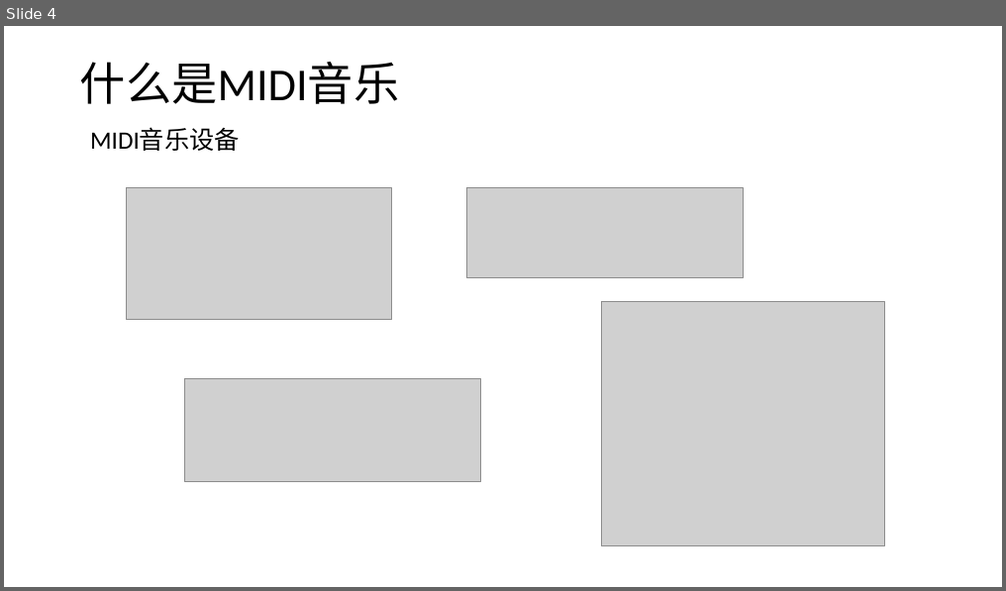
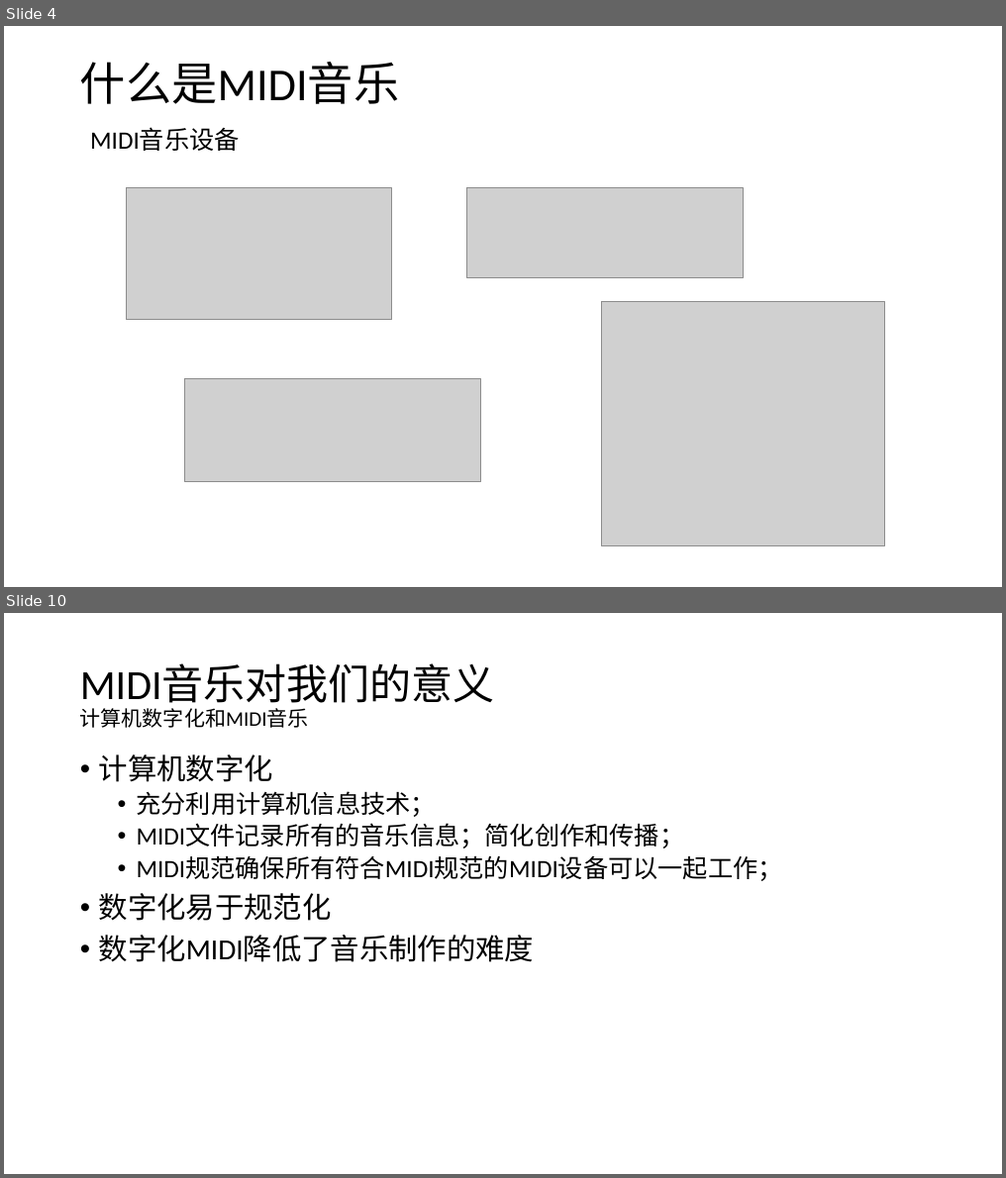
Before and after one commit to huntercao/shared_files, a slide deck: midi/docs/ppt/midi_introduction.pptx. Shown one above the other, each under a label of ours: slide 4 before the commit, slides 4 and 10 after it; the slides between them are not shown. The pictures are 1006x591 and 1006x1178 pixels, drawn with LibreOffice and Linux fonts; fonts in the diff are those of the drawing; grey boxes stand for pictures. Boxes give left, top, right and bottom in pixels: in the first picture for what was removed or moved away, otherwise in the second. Text is boxed around its words. In the diff, an @@ line names an element or a change of style, - is before the commit and + after.

```diff
--- a/midi/docs/ppt/midi_introduction.pptx
+++ b/midi/docs/ppt/midi_introduction.pptx
@@ slide 10 added at [4, 613, 1002, 1174], background #FFFFFF @@
@@ title added at [80, 664, 495, 728], 20 pt, text #000000 @@
+  MIDI音乐对我们的意义
+  计算机数字化和MIDI音乐
@@ text added at [99, 755, 783, 962], 24 pt, text #000000 @@
+• 计算机数字化
+  • 充分利用计算机信息技术；
+  • MIDI文件记录所有的音乐信息；简化创作和传播；
+  • MIDI规范确保所有符合MIDI规范的MIDI设备可以一起工作；
+• 数字化易于规范化
+• 数字化MIDI降低了音乐制作的难度
```
Also in this commit, not shown: 1 slide changed, 6 other slides added.
